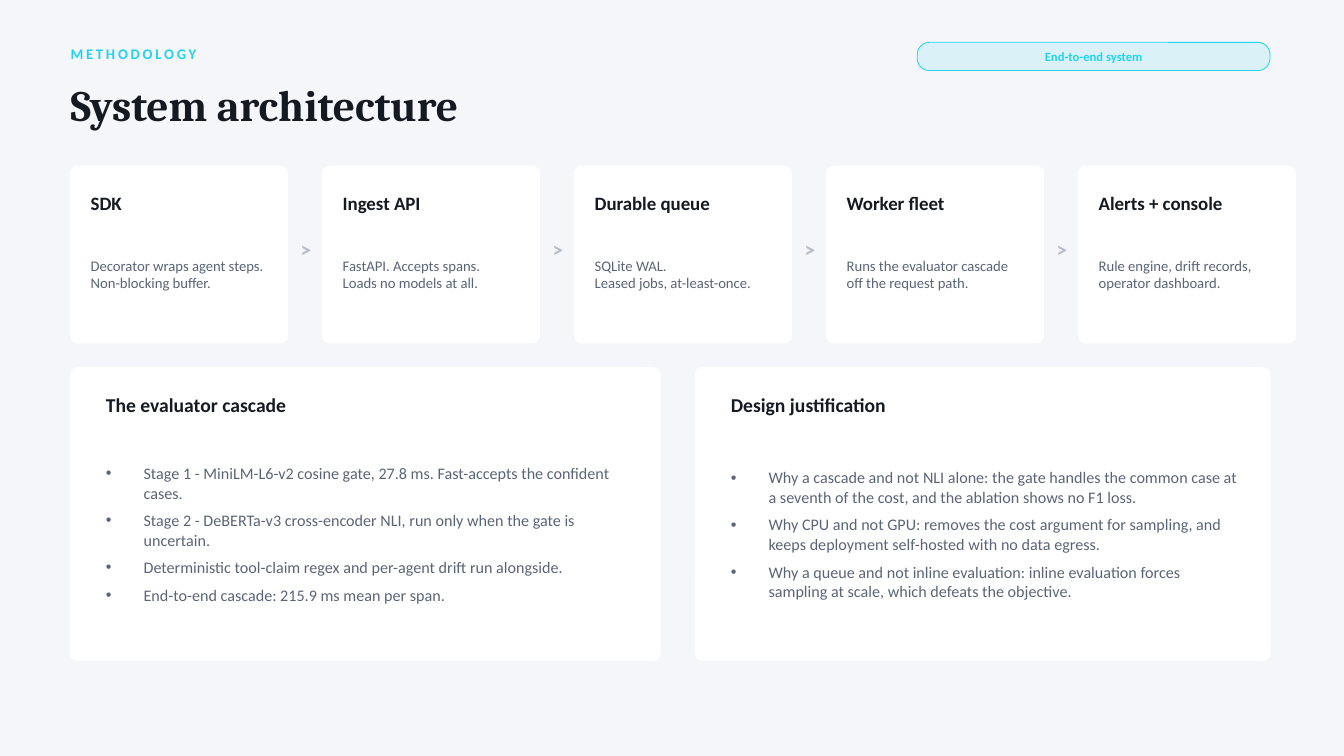
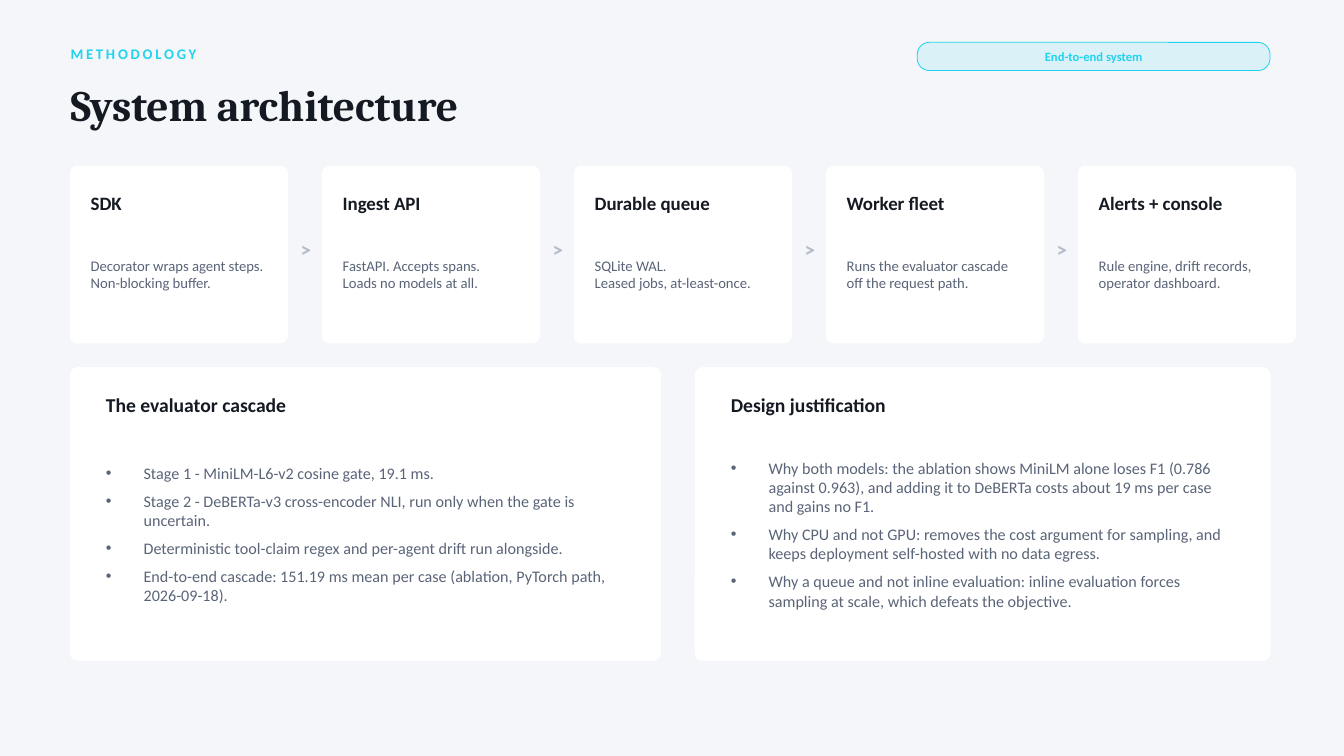
Before and after one commit to Soum-Code/agentpulse, a slide deck: slide 5 of presentation/AgentPulse_Final_Review_v2.pptx. Drawn at 1344x756 pixels with LibreOffice and Linux fonts; fonts in the diff are those of the drawing. Boxes give left, top, right and bottom in pixels: in the first picture for what was removed or moved away, otherwise in the second. Text is boxed around its words. In the diff, an @@ line names an element or a change of style, - is before the commit and + after.

```diff
--- a/presentation/AgentPulse_Final_Review_v2.pptx
+++ b/presentation/AgentPulse_Final_Review_v2.pptx
@@ text at [144,468,434,482]: text changed @@
-• Stage 1 - MiniLM-L6-v2 cosine gate, 27.8 ms. Fast-accepts the confident cases.
+• Stage 1 - MiniLM-L6-v2 cosine gate, 19.1 ms.
@@ text at [769,462,1212,515]: text changed @@
-• Why a cascade and not NLI alone: the gate handles the common case at a seventh of the cost, and the ablation shows no F1 loss.
+• Why both models: the ablation shows MiniLM alone loses F1 (0.786 against 0.963), and adding it to DeBERTa costs about 19 ms per case and gains no F1.
@@ text at [144,570,605,603]: text changed @@
-• End-to-end cascade: 215.9 ms mean per span.
+• End-to-end cascade: 151.19 ms mean per case (ablation, PyTorch path, 2026-09-18).
```
Also in this commit, not shown: 26 other files.
